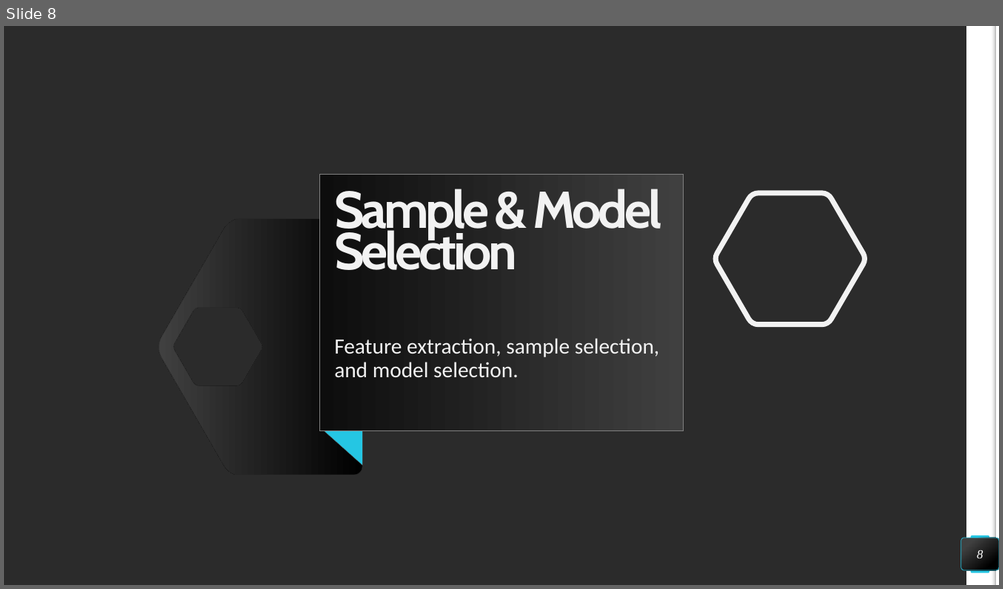
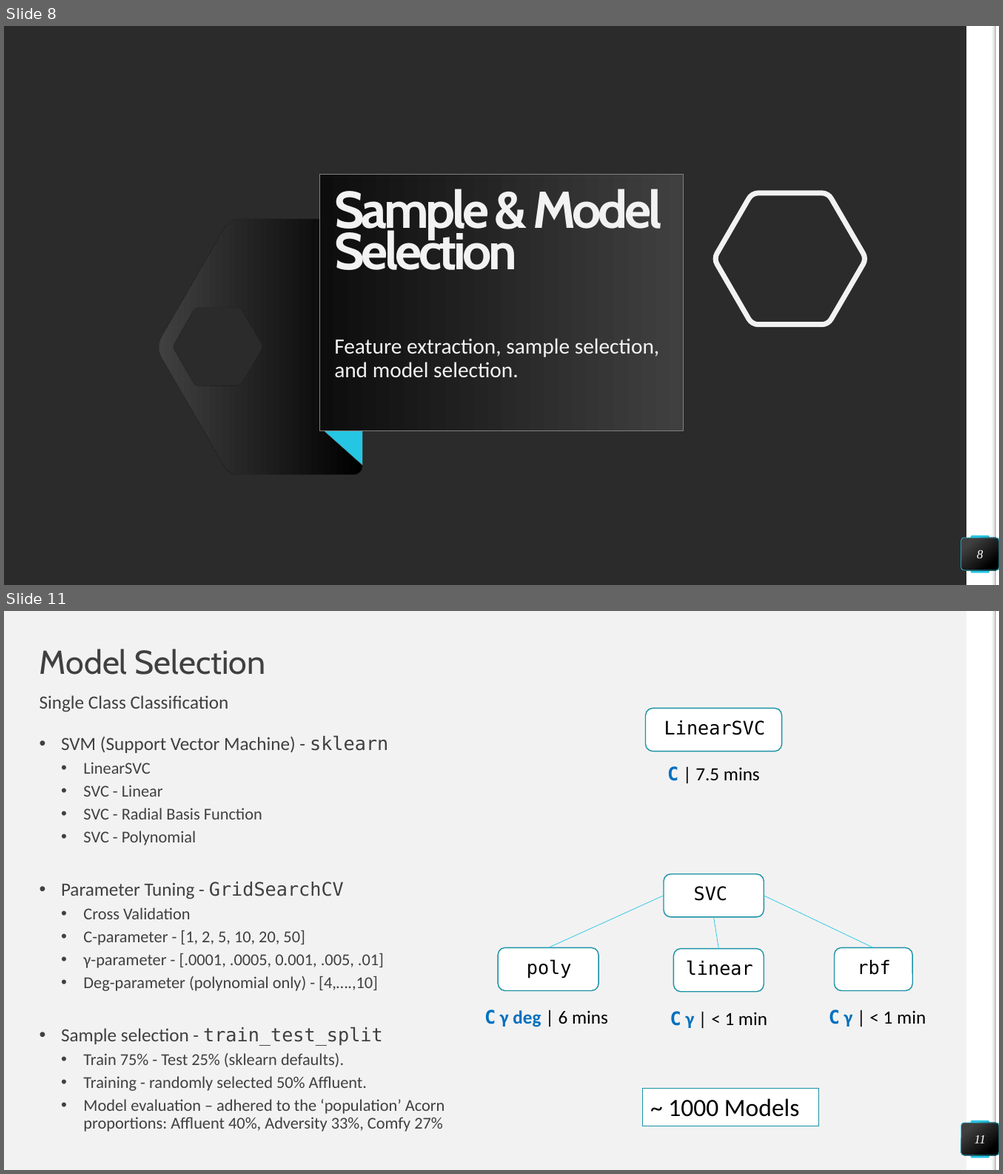
Before and after one commit to differentiablef/london-power-analysis, a slide deck: Final Project - Classifying User Affluence.pptx. Shown one above the other, each under a label of ours: slide 8 before the commit, slides 8 and 11 after it; the slides between them are not shown. The pictures are 1003x589 and 1003x1174 pixels, drawn with LibreOffice and Linux fonts; fonts in the diff are those of the drawing; background and template pictures are left out; a plain dark background stands for a picture behind light text. Boxes give left, top, right and bottom in pixels: in the first picture for what was removed or moved away, otherwise in the second. Text is boxed around its words. In the diff, an @@ line names an element or a change of style, - is before the commit and + after.

```diff
--- a/Final Project - Classifying User Affluence.pptx
+++ b/Final Project - Classifying User Affluence.pptx
@@ slide 11 added at box(4, 611, 999, 1170), background #F2F2F2; not listed: 4 template elements that a slide beside it also shows @@
@@ title added at box(40, 649, 266, 675), 32 pt, text #404040 @@
+Model Selection
@@ text added at box(40, 695, 229, 712), 18 pt, text #404040 @@
+Single Class Classification
@@ text added at box(61, 735, 444, 1114), 16 pt, text #404040 @@
+• SVM (Support Vector Machine) - sklearn
+  • LinearSVC
+  • SVC - Linear
+  • SVC - Radial Basis Function
+  • SVC - Polynomial
+• Parameter Tuning - GridSearchCV
+  • Cross Validation
+  • C-parameter - [1, 2, 5, 10, 20, 50]
+  • γ-parameter - [.0001, .0005, 0.001, .005, .01]
+  • Deg-parameter (polynomial only) - [4,….,10]
+• Sample selection - train_test_split
+  • Train 75% - Test 25% (sklearn defaults).
+  • Training - randomly selected 50% Affluent.
+  • Model evaluation – adhered to the ‘population’ Acorn proportions: Affluent 40%, Adversity 33%, Comfy 27%
@@ group added at box(484, 708, 925, 1028): 9 texts, 5 rounded rectangles, 3 lines @@
+SVC
+LinearSVC
+C | 7.5 mins
+linear
+poly
+rbf
+C γ deg | 6 mins
+C γ | < 1 min
+C γ | < 1 min
@@ rectangle added at box(643, 1088, 819, 1126), fill #FFFFFF, outline #1B92A8 0.75 pt, 24 pt, text #000000 @@
+~ 1000 Models
@@ page number added at box(962, 1123, 999, 1156), fill gradient #404040 to #000000, outline #25C6E3 0.5 pt, 12 pt, text #FFFFFF, italic @@
+11
```
Also in this commit, not shown: 3 slides changed, 2 other slides added, 7 slides removed.
